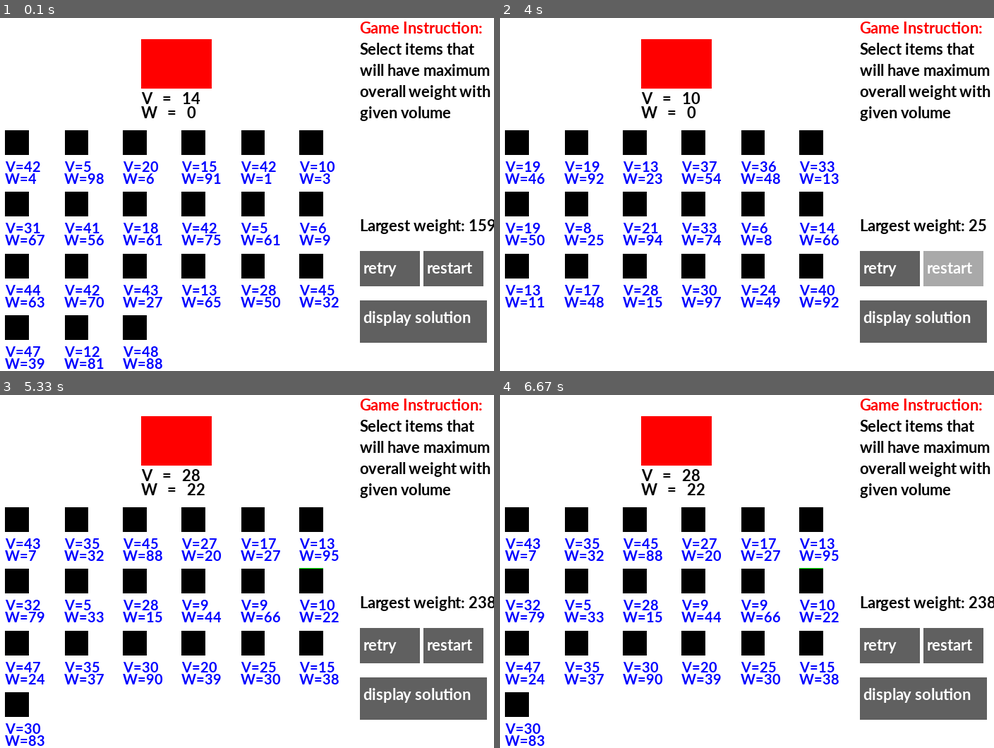
Above: before the commit, frames 1-4 (two rows, left to right).
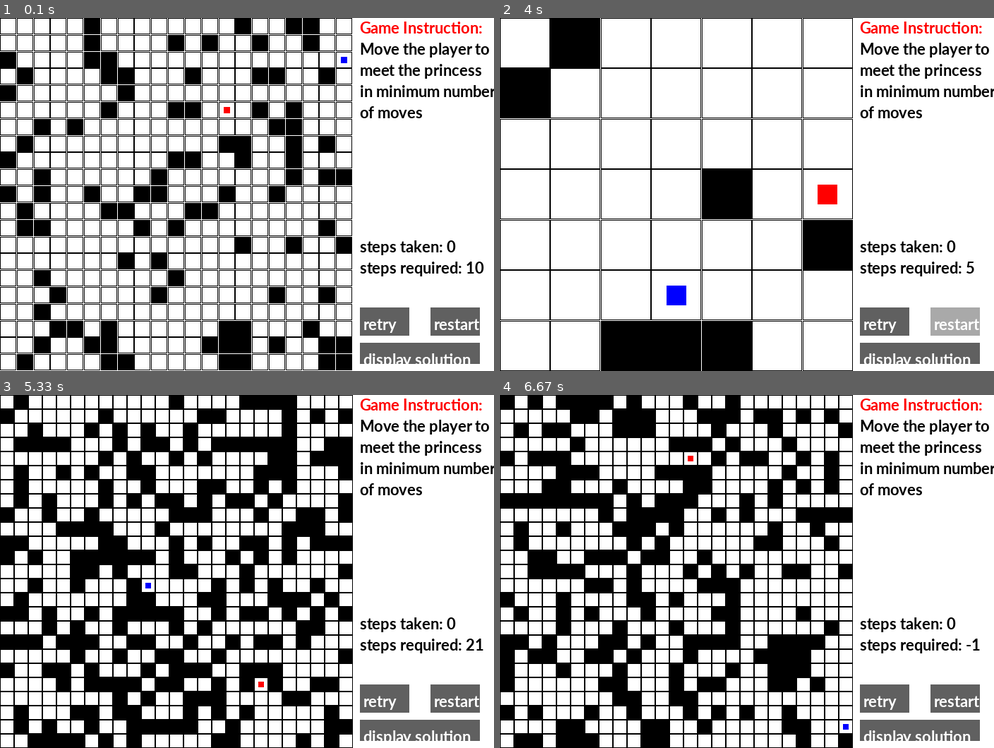
Above: after the commit, the same moments.

Repository: Vincent-lau/pygame_project
Game: pygame game, started from edu_game.py
Two runs of this game, one before a commit and one after it. Both use one fixed random seed, a clock stepped at 60 frames per second and the inputs below.
Inputs (mouse positions are in pixels of both pictures, inside the frame that each line leads up to):
- Up to frame 1 (0.1 s): no input
- Up to frame 2 (4 s): click "retry" at 0.38 s; press the mouse at (919, 353) at 0.7 s; move the mouse to (751, 212) at 0.8 s; release the mouse at (583, 70) at 0.93 s; hold Right 2-2.47 s; hold Down 3.07-3.37 s; click (910, 247) at 3.45 s, where only the run after the commit has a clickable "steps taken: 1"; click "restart" at 3.78 s
- Up to frame 3 (5.33 s): click "restart" at 4.12 s; hold Left 4.4-4.8 s; press the mouse at (454, 698) at 4.87 s; move the mouse to (439, 599) at 4.97 s; release the mouse at (419, 500) at 5.1 s; press the mouse at (454, 698) at 5.2 s; move the mouse to (311, 592) at 5.3 s
- Up to frame 4 (6.67 s): release the mouse at (667, 483) at 5.43 s; press the mouse at (954, 698) at 5.53 s; move the mouse to (791, 617) at 5.63 s; release the mouse at (623, 536) at 5.77 s; hold Up 5.83-6.2 s; press the mouse at (885, 698) at 6.27 s; move the mouse to (781, 702) at 6.37 s; release the mouse at (677, 705) at 6.5 s; hold Right from 6.57 s (still down)

The runs differ from the first frame. In frame 1, 38% of the frame differs, in the area x 0-100%, y 0-100%; in frame 2, 32%; in frame 3, 46%; in frame 4, 45%.

Commit message:
small changes

Diff:
--- a/edu_game.py
+++ b/edu_game.py
@@ -8,13 +8,13 @@
 BLACK = (0, 0, 0)
 WHITE = (255, 255, 255)
 GREEN = (0, 255, 0)
-DARKGREY = (169,169,169)
-GREY = (96,96,96)
+DARKGREY = (169, 169, 169)
+GREY = (96, 96, 96)
 RED = (255, 0, 0)
-BLUE=(0,0,255)
-INF=2**31
-
-all_sprites_group=pg.sprite.Group()
+BLUE = (0, 0, 255)
+INF = 2**31
+
+all_sprites_group = pg.sprite.Group()
 pg.init()
 font = pg.font.SysFont('Calibri', 25, True, False)
 clock = pg.time.Clock()
@@ -23,7 +23,7 @@
 
 
 class Element(pg.sprite.Sprite):  # this class is the father class of all relevant classes in the game
-    def __init__(self,pos,size,color, cor=0):
+    def __init__(self, pos, size, color):
         super().__init__()
         self.image = pg.Surface(size)
         self.image.fill(color)
@@ -32,28 +32,20 @@
         # pos parameter will be the top-left corner of the shape
         self.ori_pos = copy.deepcopy(self.pos)
         self.rect = self.image.get_rect(topleft=self.pos)
-        self.cor = cor  # cor[0] is the row number and cor[1] is the column number
-        self.ori_cor = copy.deepcopy(cor) # any ori_cor must use deepcopy
         self.size = size
 
-    def tracking_event(self,keys=None):
-        pass
-
-    def move(self,end_pos=None):
-        pass
-
-    def set_pos(self,pos):
-        self.rect.x=pos[0]-self.size[0]/2
-        self.rect.y=pos[1]-self.size[1]/2
-
-    def set_cor(self,cor):
-        self.cor=cor
-
-    def set_size(self,size):
-        self.size=size
-
-    def get_cor(self):
-        return self.cor
+    def tracking_event(self, keys=None):
+        pass
+
+    def move(self, end_pos=None):
+        pass
+
+    def set_pos(self, pos):
+        self.rect.x = pos[0]-self.size[0]/2
+        self.rect.y = pos[1]-self.size[1]/2
+
+    def set_size(self, size):
+        self.size = size
 
     def get_size(self):
         return self.size
@@ -66,14 +58,14 @@
 
 
 class Tile(pg.sprite.Sprite):   # tile is specific to level1
-    def __init__(self,pos,size):
+    def __init__(self, pos, size):
         super().__init__()
         self.image = pg.Surface(size)
-        self.rect=self.image.get_rect(topleft=pos)
-        self.color=1
-        self.centre=[pos[0]+size[0]/2,pos[1]+size[1]/2]
-
-    def set_color(self,color):
+        self.rect = self.image.get_rect(topleft=pos)
+        self.color = 1
+        self.centre = [pos[0]+size[0]/2,pos[1]+size[1]/2]
+
+    def set_color(self, color):
         # this is just a representation, color=1 means that the tile does not need to be filled,
         # color=0 means it should be filled
         self.color = color
@@ -89,7 +81,7 @@
 
 
 class Button(object):
-    def __init__(self,pos,size,color,word):
+    def __init__(self, pos, size, color, word):
         self.image = pg.Surface(size)
         self.rect = self.image.get_rect(topleft=pos)
         self.image.fill(color)
@@ -98,16 +90,17 @@
 
     def is_over(self):
         mouse_pos = pg.mouse.get_pos()
-        return self.rect.x<mouse_pos[0]<self.rect.x+self.size[0] and self.rect.y<mouse_pos[1]<self.rect.y+self.size[1]
+        return self.rect.x < mouse_pos[0] < self.rect.x+self.size[0] and self.rect.y < mouse_pos[1] < \
+            self.rect.y+self.size[1]
 
     def is_pressed(self):
-        return self.is_over() and pg.mouse.get_pressed()[0] # mouse needs to be over a certain button
+        return self.is_over() and pg.mouse.get_pressed()[0]  # mouse needs to be over a certain button
 
     def display(self):  # display word and the button on the screen
-        screen.blit(self.image,self.rect)
-        screen.blit(font.render(self.word,True,WHITE),[self.rect.x+5,self.rect.y+10])
-
-    def switch(self,color): # switch the color of the button
+        screen.blit(self.image, self.rect)
+        screen.blit(font.render(self.word, True, WHITE), [self.rect.x+5, self.rect.y+10])
+
+    def switch(self, color):  # switch the color of the button
         self.image.fill(color)
 
     def update(self):
@@ -127,7 +120,7 @@
     def initialise(self):
         pass
 
-    def get_solution(self): # find the optimum solution of a problem
+    def get_solution(self):  # find the optimum solution of a problem
         pass
 
     def display_info(self):  # display necessary information of the game, such as life, time steps
@@ -149,7 +142,7 @@
         for b in self.button_list:
             b.update()
 
-    def pre_update(self): # pre_update will run outside the main program loop
+    def pre_update(self):  # pre_update will run outside the main program loop
         self.initialise()
         self.get_solution()
 
@@ -171,7 +164,7 @@
         self.button_list.append(self.restart_button)
         self.solution_button = Button([500 + 10, 450 + 10], [170, 30], GREY, "display solution")
         self.button_list.append(self.solution_button)
-        self.my_player = Player1([0, 0], [0, 0], [0, 0], BLACK)
+        self.my_player = Player1([0, 0], [0, 0], BLACK, 0)
 
     def initialise(self):
         # 1=wall 2=player 3=princess
@@ -214,12 +207,12 @@
                 elif Level1.maze[i][j] == 2:
                     size = [sideLength * 0.4,
                             sideLength * 0.4]  # the size of the player will make up two fifths of a tile
-                    self.my_player = Player1(t.get_centre(), [i, j], size, BLUE)  # player is centred
+                    self.my_player = Player1(t.get_centre(), size, BLUE, [i, j])  # player is centred
                     all_sprites_group.add(self.my_player)
 
                 elif Level1.maze[i][j] == 3:
                     size = [sideLength * 0.4, sideLength * 0.4]
-                    princess = NPC(t.get_centre(), [i,j],size,RED)
+                    princess = NPC(t.get_centre(), size, RED, [i,j])
                     all_sprites_group.add(princess)
                     Level1.princess_cor = [i, j]
 
@@ -319,14 +312,18 @@
 
 
 class NPC(Element):
-    def __init__(self,pos,cor,size,color):
-        Element.__init__(self, pos, size, color, cor)
+    def __init__(self,pos, size, color, cor):
+        Element.__init__(self, pos, size, color)
+        self.cor = cor
+        self.ori_cor = copy.deepcopy(cor)  # any ori_cor must use deepcopy
 
 
 class Player1(Element):  # class Player1 is a friend of class Level1
 
-    def __init__(self, pos, cor, size, color):
-        Element.__init__(self, pos, size, color, cor)
+    def __init__(self, pos, size, color, cor):
+        Element.__init__(self, pos, size, color)
+        self.cor = cor
+        self.ori_cor = copy.deepcopy(cor)  # any ori_cor must use deepcopy
         self.step = 0
 
     def tracking_event(self,keys):
@@ -339,9 +336,9 @@
         elif keys == pg.K_DOWN:
             self.move([self.cor[0]+1, self.cor[1]])
 
-    def move(self,endCor):
-        new_r=endCor[0]
-        new_c=endCor[1]
+    def move(self,end_cor):
+        new_r=end_cor[0]
+        new_c=end_cor[1]
         flag = (0 <= new_r < Level1.maze_num) and (0 <= new_c < Level1.maze_num) and (Level1.maze[new_r][new_c] != 1)
 
         if flag:
@@ -354,6 +351,12 @@
             self.cor[1]=new_c
             self.step+=1
 
+    def set_cor(self, cor):
+        self.cor = cor
+
+    def get_cor(self):
+        return self.cor
+
     def get_step(self):
         return self.step
 
@@ -401,8 +404,10 @@
 
 
 class Player2(Element):
-    def __init__(self,pos,cor,size,color):
-        Element.__init__(self, pos, size, color, cor)
+    def __init__(self,pos,size,color, cor):
+        Element.__init__(self, pos, size, color)
+        self.cor = cor
+        self.ori_cor = copy.deepcopy(cor)  # any ori_cor must use deepcopy
         self.path = 0
 
     def tracking_event(self,button):
@@ -443,6 +448,12 @@
                 if n2.num == n.num:
                     self.path -= n.weight
                     break
+
+    def set_cor(self, cor):
+        self.cor = cor
+
+    def get_cor(self):
+        return self.cor
 
     def reset(self):
         self.cor = copy.deepcopy(self.ori_cor)  # any ori_cor must be deeply copied
@@ -879,7 +890,7 @@
 
 done = False
 
-curLevel=Level3()
+curLevel = Level1()
 curLevel.pre_update()
 
 while not done:
--- a/ideas.txt
+++ b/ideas.txt
@@ -95,8 +95,8 @@
 Bibliography ✓
 Pages numbered ✓
 
-things to do
+
+minor things to do
+level to puzzle
 largest weight possible
 add current weight
-commit ideas
-change success criteria
Binary file added: design_picture/IMG_0566.jpg
Binary file added: design_picture/IMG_0581.jpg
Binary file added: design_picture/IMG_0593.jpg
Binary file added: design_picture/IMG_0594.jpg
Binary file added: design_picture/IMG_0595.jpg
Binary file added: design_picture/IMG_0597.jpg
Binary file removed: design_picture/level1.jpg
Binary file removed: design_picture/level2.jpg
